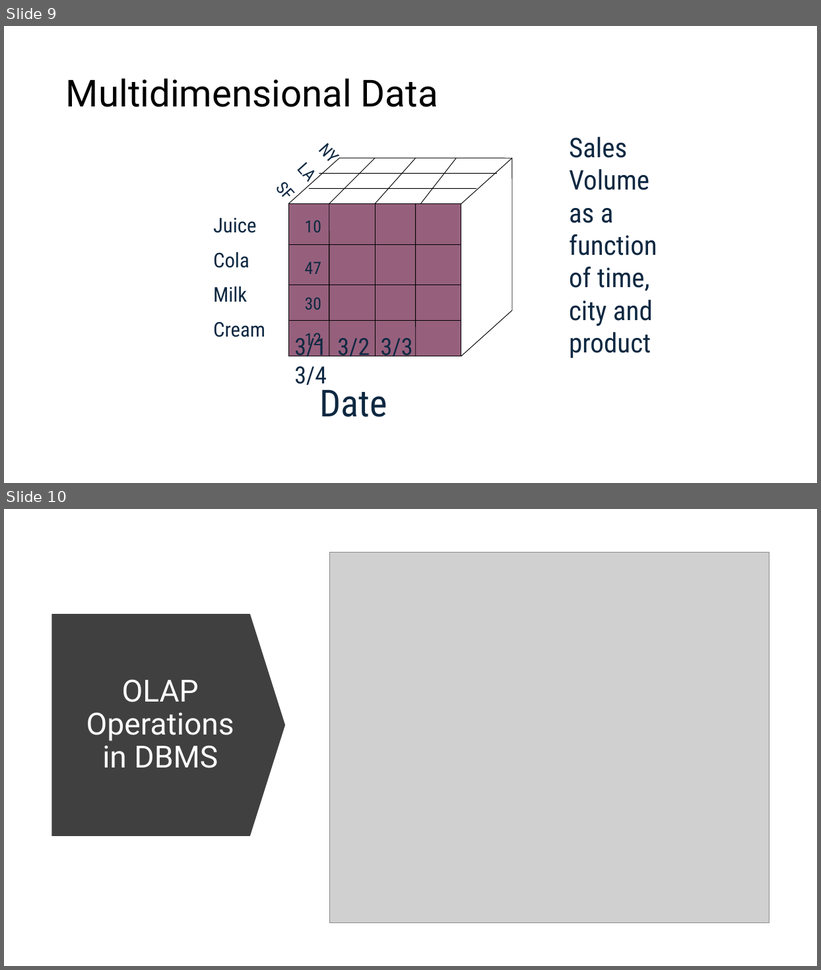
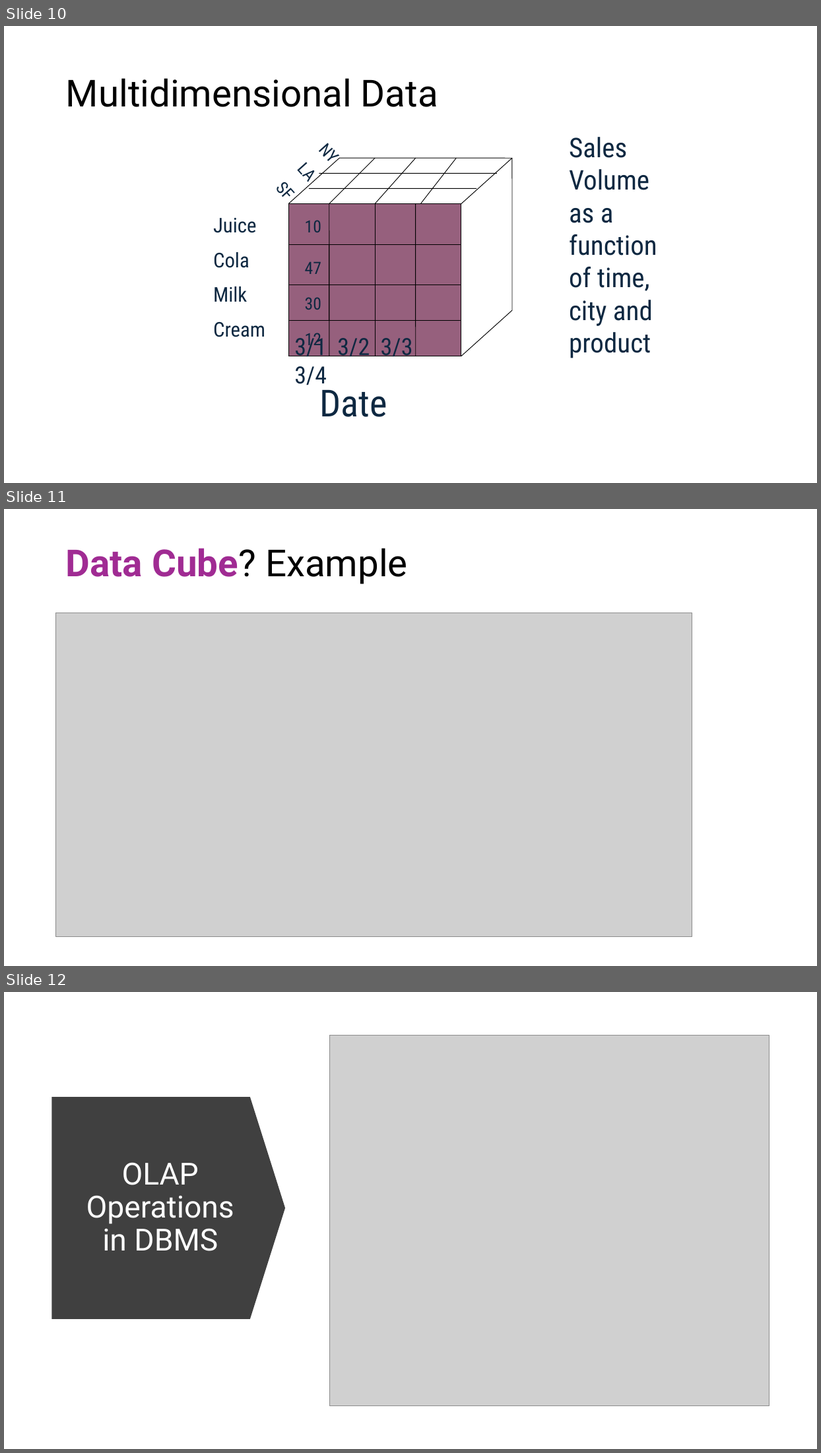
Before and after one commit to mahmoudparsian/data-warehousing-and-business-intelligence, a slide deck: resources/class_lectures/week_10_OLAP_Operations/OLAP_Operations_in_DBMS.pptx. Shown one above the other, each under a label of ours: slides 9 and 10 before the commit, slides 10, 11 and 12 after it. The pictures are 821x970 and 821x1453 pixels, drawn with LibreOffice and Linux fonts; fonts in the diff are those of the drawing; grey boxes stand for pictures. Boxes give left, top, right and bottom in pixels: in the first picture for what was removed or moved away, otherwise in the second. Text is boxed around its words. In the diff, an @@ line names an element or a change of style, - is before the commit and + after.

```diff
--- a/resources/class_lectures/week_10_OLAP_Operations/OLAP_Operations_in_DBMS.pptx
+++ b/resources/class_lectures/week_10_OLAP_Operations/OLAP_Operations_in_DBMS.pptx
@@ slide 11 added at (4, 509, 817, 966), background #FFFFFF @@
@@ title added at (66, 548, 408, 584), 44 pt, text #A02B93, bold @@
+Data Cube? Example
@@ picture added at (55, 613, 692, 937) @@
@@ what was slide 9 is now slide 10 @@
@@ what was slide 10 is now slide 12 @@
```
Also in this commit, not shown: 2 slides changed, 1 other slide added, 3 other files.
